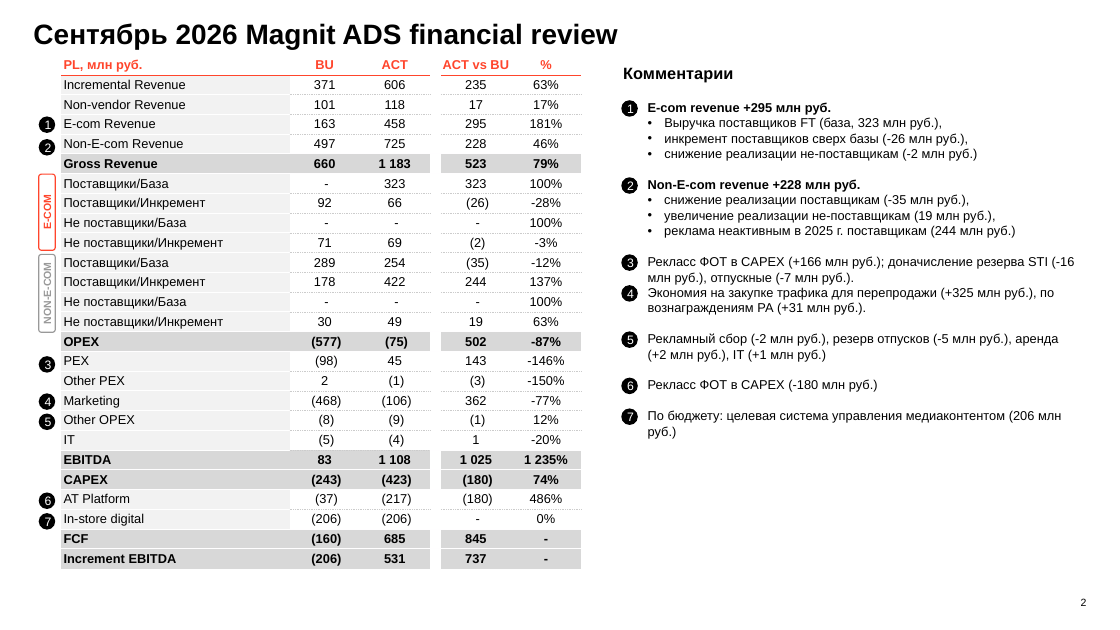
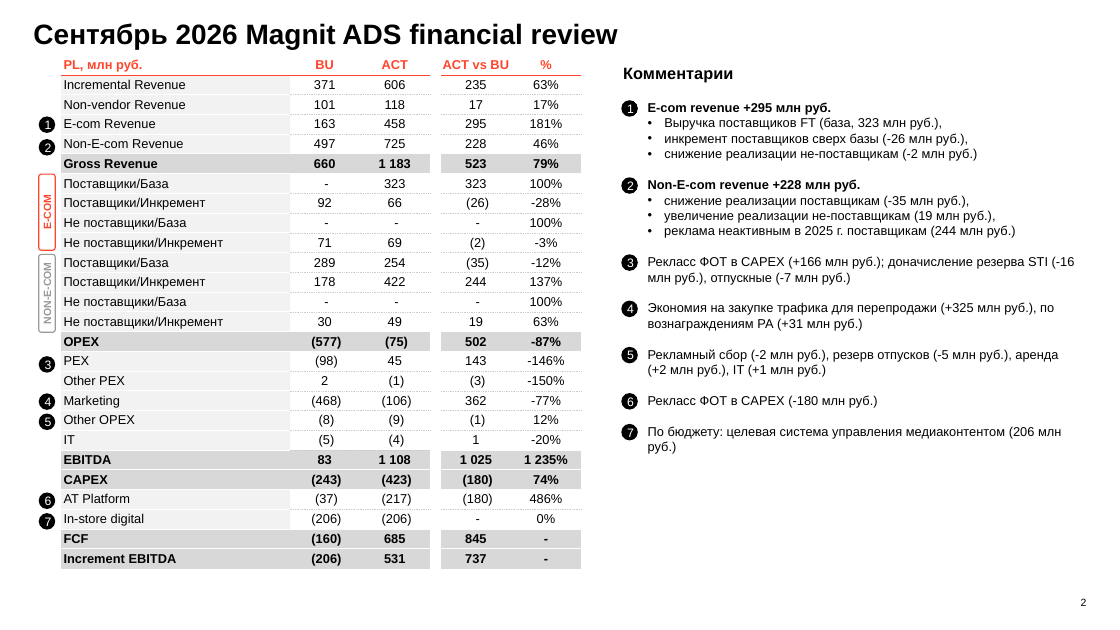
Before and after one commit to DenisMagnit/1, a slide deck: slide 2 of AT_FIN_SEP_2026_1020.pptx. Drawn at 1120x630 pixels with LibreOffice and Linux fonts; fonts in the diff are those of the drawing; background and template pictures are left out. Boxes give left, top, right and bottom in pixels: in the first picture for what was removed or moved away, otherwise in the second. Text is boxed around its words. In the diff, an @@ line names an element or a change of style, - is before the commit and + after.

```diff
--- a/AT_FIN_SEP_2026_1020.pptx
+++ b/AT_FIN_SEP_2026_1020.pptx
@@ text at box(648, 256, 1075, 331): text changed @@
-    • Рекласс ФОТ в CAPEX (+166 млн руб.); доначисление резерва STI (-16 млн руб.), отпускные (-7 млн руб.).
-    • Экономия на закупке трафика для перепродажи (+325 млн руб.), по вознаграждениям РА (+31 млн руб.).
+    • Рекласс ФОТ в CAPEX (+166 млн руб.); доначисление резерва STI (-16 млн руб.), отпускные (-7 млн руб.)
+    • Экономия на закупке трафика для перепродажи (+325 млн руб.), по вознаграждениям РА (+31 млн руб.)
@@ 4 ellipses: place and size @@
-4 ellipses at box(622, 285, 639, 425)
+4 ellipses at box(622, 301, 639, 441)
```
Also in this commit, not shown: 3 other slides changed, 3 other files.
